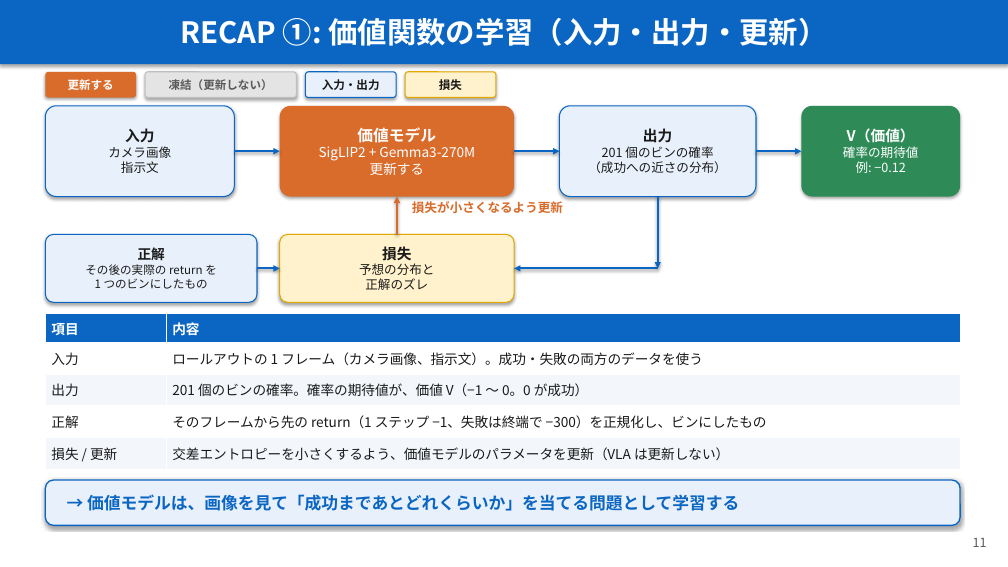
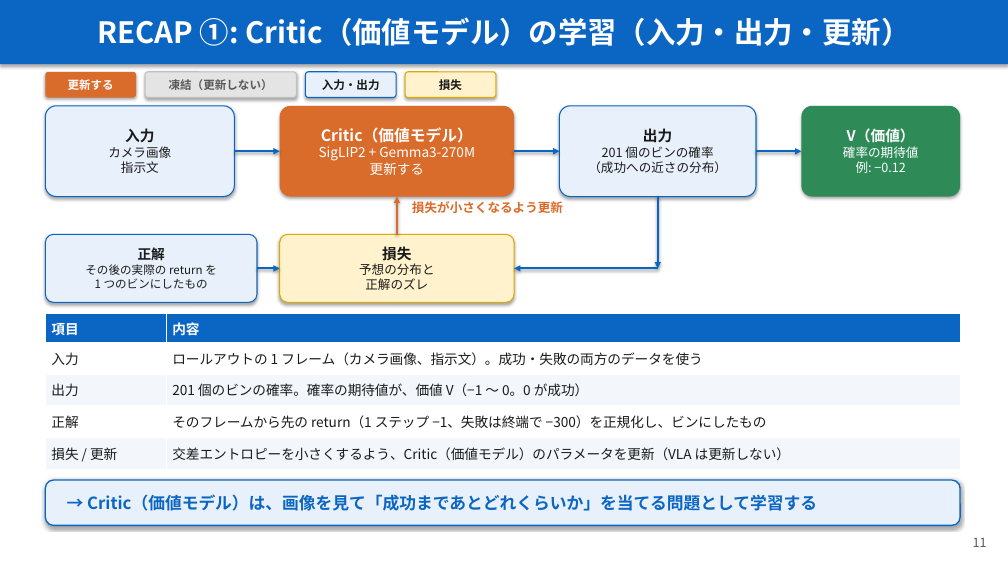
Before and after one commit to Junhand/libero_RL, a slide deck: slide 11 of docs/RECAP_STEAM_RLToken.pptx. Drawn at 1008x567 pixels with LibreOffice and Linux fonts; fonts in the diff are those of the drawing. Boxes give left, top, right and bottom in pixels: in the first picture for what was removed or moved away, otherwise in the second. Text is boxed around its words. In the diff, an @@ line names an element or a change of style, - is before the commit and + after.

```diff
--- a/docs/RECAP_STEAM_RLToken.pptx
+++ b/docs/RECAP_STEAM_RLToken.pptx
@@ text in rectangle at <box>98,17,911,46</box>: text changed @@
-RECAP ①: 価値関数の学習（入力・出力・更新）
+RECAP ①: Critic（価値モデル）の学習（入力・出力・更新）
@@ text in rounded rectangle at <box>321,127,473,143</box>: text changed @@
-価値モデル
+Critic（価値モデル）
@@ table at <box>45,314,960,470</box> @@
-row 5, column 2: 交差エントロピーを小さくするよう、価値モデルのパラメータを更新（VLA は更新しない）
+row 5, column 2: 交差エントロピーを小さくするよう、Critic（価値モデル）のパラメータを更新（VLA は更新しない）
@@ text in rounded rectangle at <box>87,494,817,511</box>: text changed @@
-→ 価値モデルは、画像を見て「成功まであとどれくらいか」を当てる問題として学習する
+→ Critic（価値モデル）は、画像を見て「成功まであとどれくらいか」を当てる問題として学習する
```
Also in this commit, not shown: 4 other slides changed, 1 other file.
